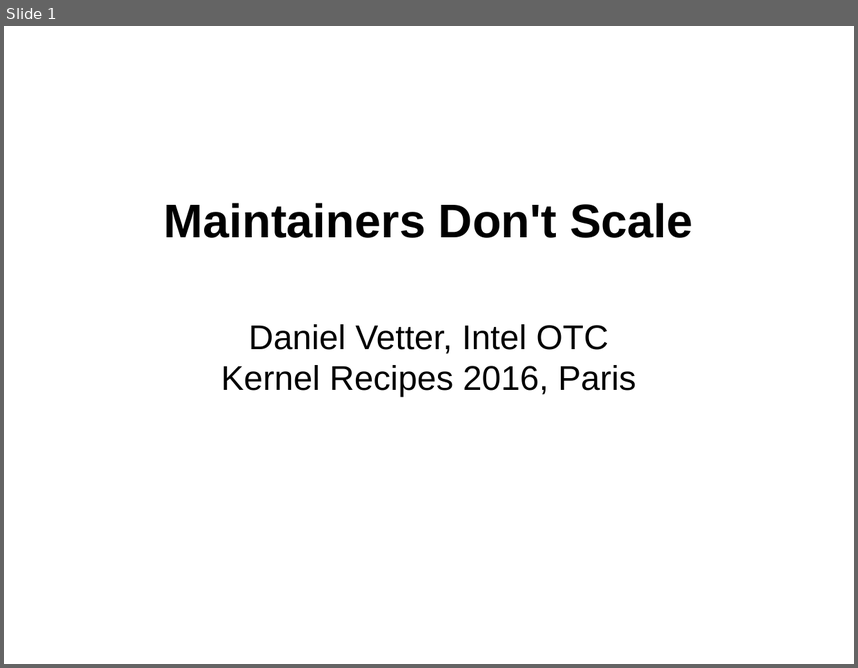
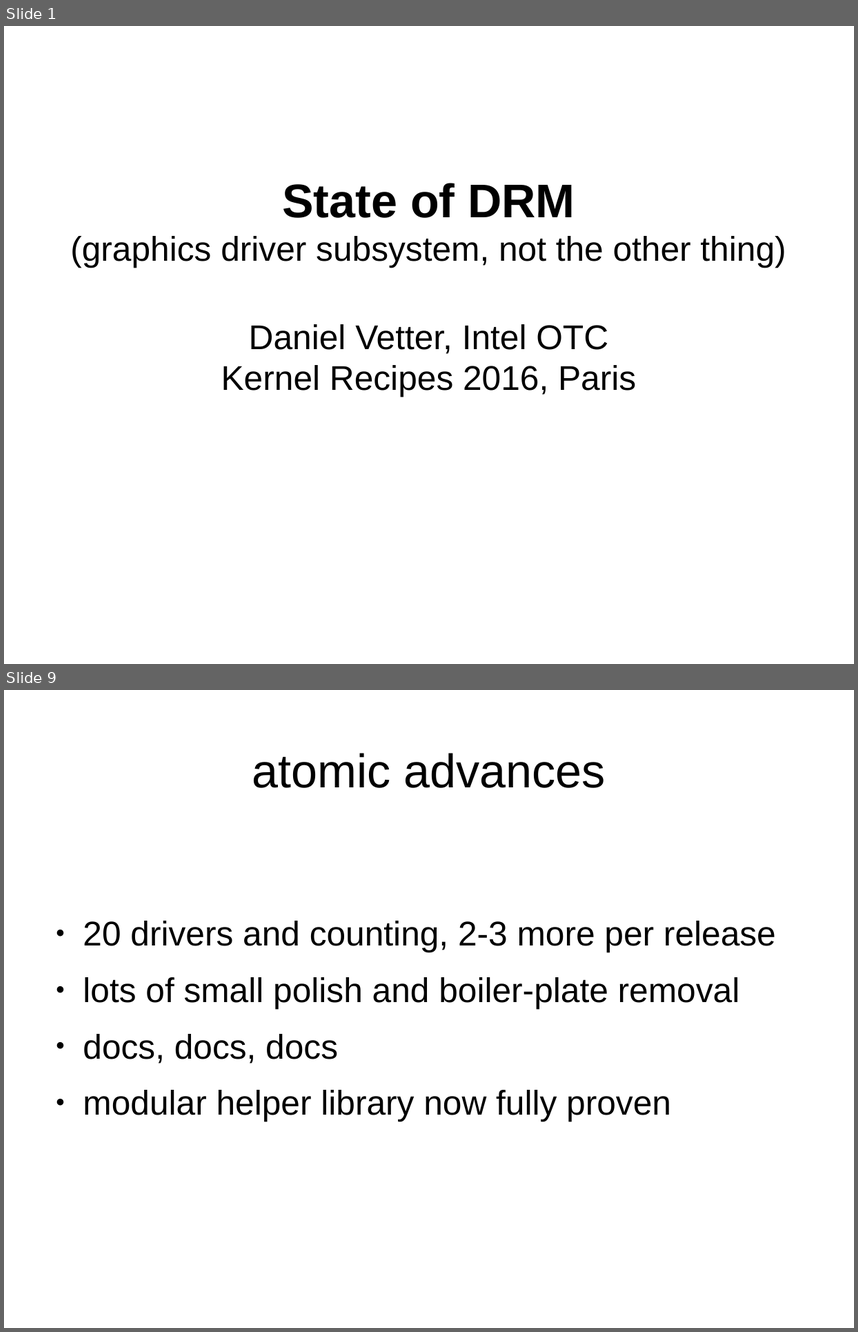
Before and after one commit to danvet/danvet.github.io, a slide deck: slides/kernel-recipes-2016-state-of-drm.odp. Shown one above the other, each under a label of ours: slide 1 before the commit, slides 1 and 9 after it; the slides between them are not shown. The pictures are 858x668 and 858x1332 pixels, drawn with LibreOffice and Linux fonts; fonts in the diff are those of the drawing. Boxes give left, top, right and bottom in pixels: in the first picture for what was removed or moved away, otherwise in the second. Text is boxed around its words. In the diff, an @@ line names an element or a change of style, - is before the commit and + after.

```diff
--- a/slides/kernel-recipes-2016-state-of-drm.odp
+++ b/slides/kernel-recipes-2016-state-of-drm.odp
@@ slide 9 added at bbox=[4, 690, 854, 1328], background #FFFFFF @@
@@ title added at bbox=[252, 753, 605, 788], 44 pt, text #000000 @@
+atomic advances
@@ text added at bbox=[83, 920, 776, 1121], 32 pt, text #000000 @@
+● 20 drivers and counting, 2-3 more per release
+● lots of small polish and boiler-plate removal
+● docs, docs, docs
+● modular helper library now fully proven
@@ slide 1 changed as well @@
@@ title at bbox=[70, 183, 786, 267]: text changed; size 44 to 32 pt; bold off @@
-Maintainers Don't Scale
+State of DRM
+(graphics driver subsystem, not the other thing)
```
Also in this commit, not shown: 1 other slide changed, 18 other slides added, 10 slides removed, 1 other file.
